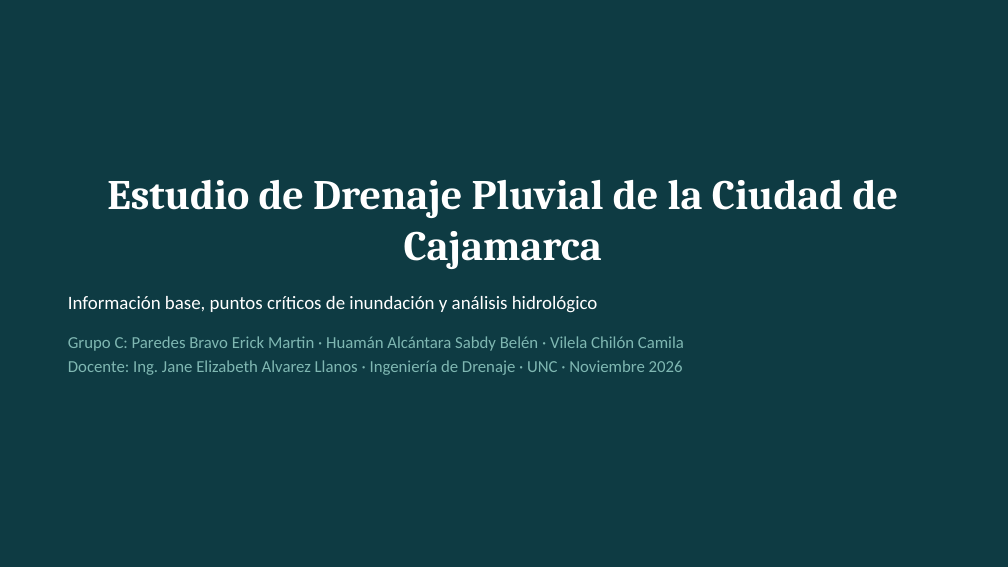
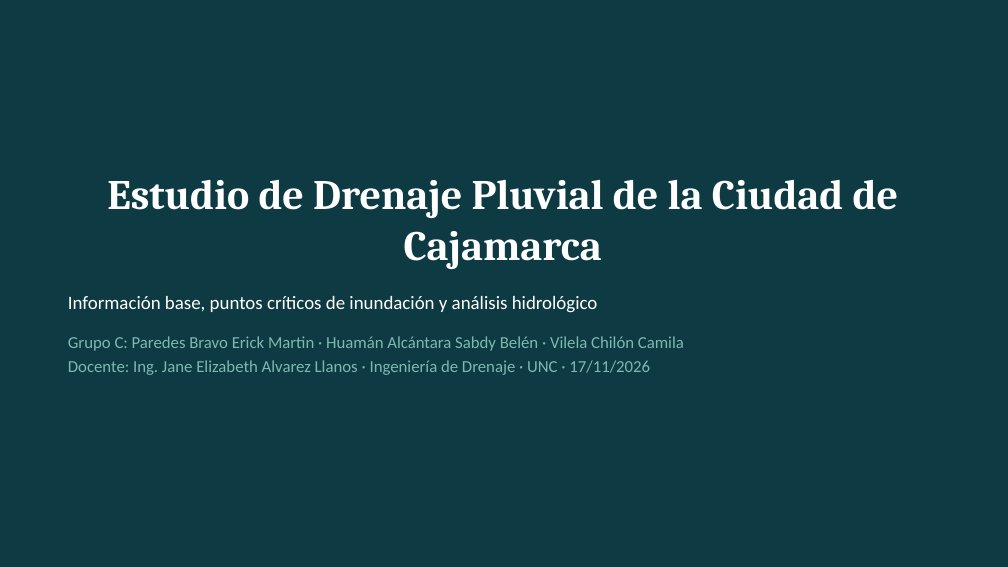
Before and after one commit to IamMars16/agua-peru, a slide deck: slide 1 of entregables/Entrega_Drenaje_Cajamarca_Paredes_Bravo/4_Presentacion/Presentacion_Drenaje_Cajamarca_GrupoC.pptx. Drawn at 1008x567 pixels with LibreOffice and Linux fonts; fonts in the diff are those of the drawing. Boxes give left, top, right and bottom in pixels: in the first picture for what was removed or moved away, otherwise in the second. Text is boxed around its words. In the diff, an @@ line names an element or a change of style, - is before the commit and + after.

```diff
--- a/entregables/Entrega_Drenaje_Cajamarca_Paredes_Bravo/4_Presentacion/Presentacion_Drenaje_Cajamarca_GrupoC.pptx
+++ b/entregables/Entrega_Drenaje_Cajamarca_Paredes_Bravo/4_Presentacion/Presentacion_Drenaje_Cajamarca_GrupoC.pptx
@@ text at bbox=[68, 360, 650, 375]: text changed @@
-Docente: Ing. Jane Elizabeth Alvarez Llanos · Ingeniería de Drenaje · UNC · Noviembre 2026
+Docente: Ing. Jane Elizabeth Alvarez Llanos · Ingeniería de Drenaje · UNC · 17/11/2026
```
Also in this commit, not shown: 29 other files.
